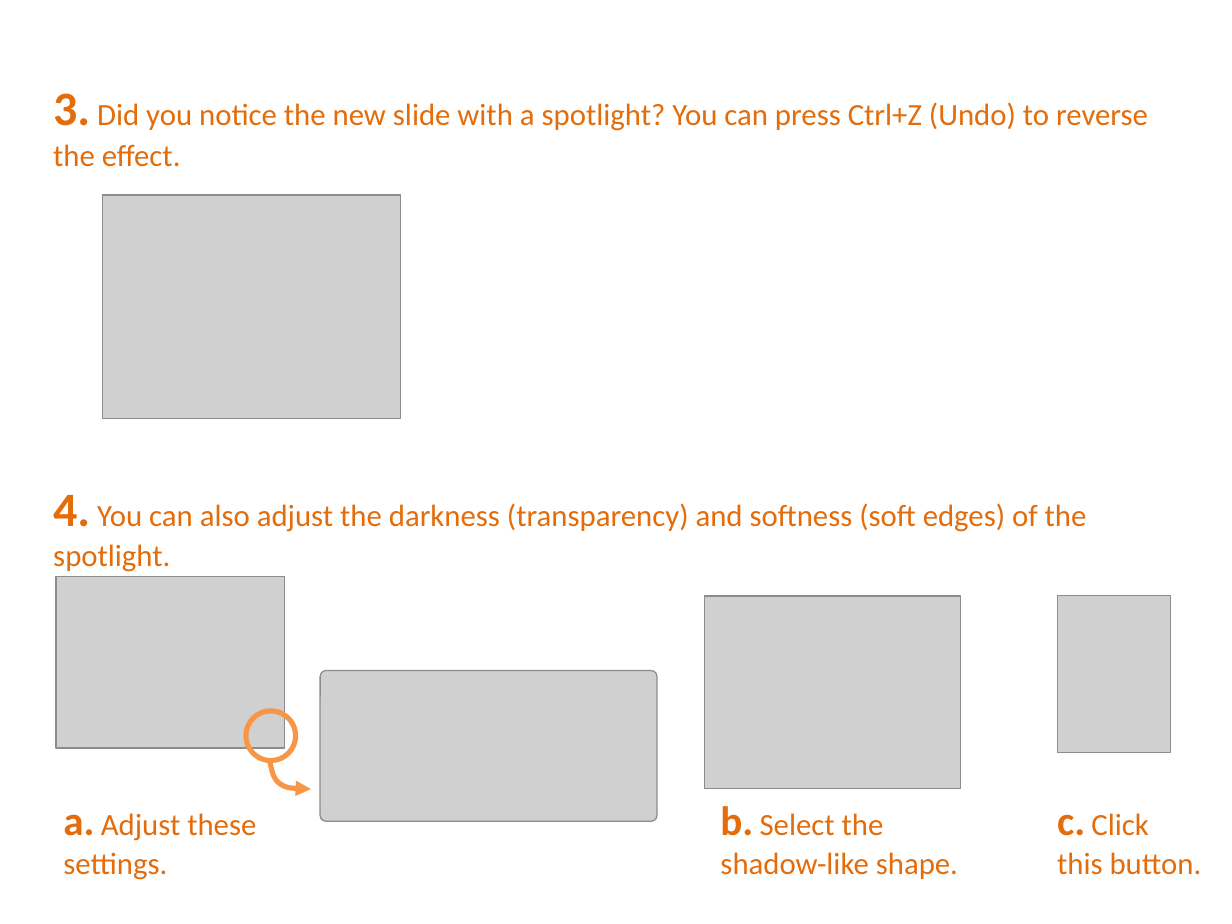
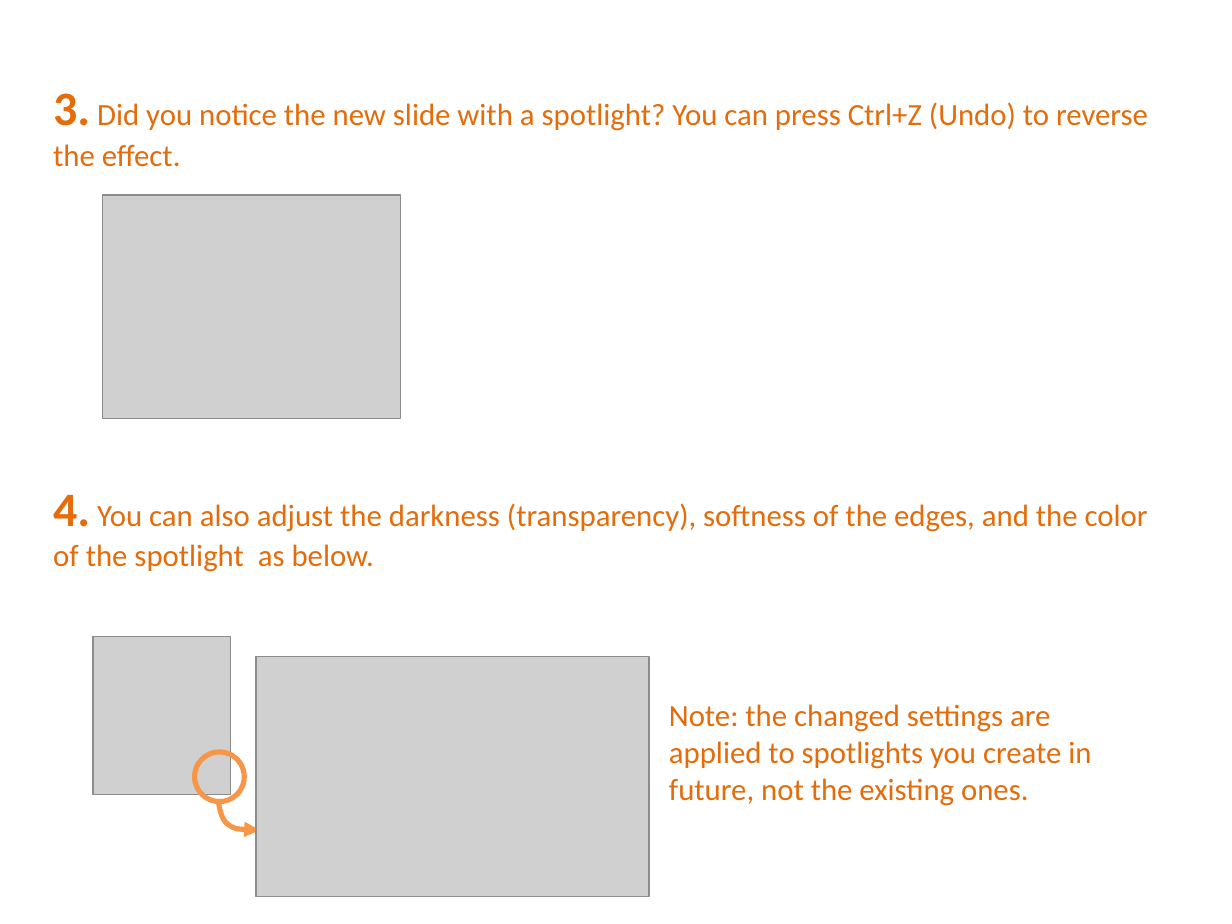
Before and after one commit to PowerPointLabs/PowerPointLabs, a slide deck: slide 10 of doc/PowerPointLabs Quick Tutorial.pptx. Drawn at 1232x924 pixels with LibreOffice and Linux fonts; fonts in the diff are those of the drawing; grey boxes stand for pictures. Boxes give left, top, right and bottom in pixels: in the first picture for what was removed or moved away, otherwise in the second. Text is boxed around its words. In the diff, an @@ line names an element or a change of style, - is before the commit and + after.

```diff
--- a/doc/PowerPointLabs Quick Tutorial.pptx
+++ b/doc/PowerPointLabs Quick Tutorial.pptx
@@ text at box(53, 495, 1148, 572): text changed @@
-4. You can also adjust the darkness (transparency) and softness (soft edges) of the spotlight.
+4. You can also adjust the darkness (transparency), softness of the edges, and the color of the spotlight as below.
@@ picture removed at box(57, 577, 285, 748) @@
@@ picture removed at box(705, 596, 961, 788) @@
@@ picture removed at box(1057, 595, 1170, 753) @@
@@ picture added at box(94, 637, 230, 795) @@
@@ picture: place and size @@
-picture at box(320, 670, 657, 821)
+picture at box(256, 657, 649, 897)
@@ text added at box(669, 704, 1091, 806), 18 pt, text #E46C0A @@
+Note: the changed settings are applied to spotlights you create in future, not the existing ones.
@@ ellipse: place and size @@
-ellipse at box(246, 711, 296, 760)
+ellipse at box(195, 752, 244, 801)
@@ freeform shape: place and size @@
-freeform shape at box(270, 761, 310, 788)
+freeform shape at box(218, 803, 259, 830)
@@ text removed at box(720, 806, 958, 879) @@
-b. Select the shadow-like shape.
@@ text removed at box(63, 813, 256, 880) @@
-a. Adjust these
-settings.
@@ text removed at box(1057, 813, 1202, 875) @@
-c. Click
-this button.
```
Also in this commit, not shown: 12 other slides changed, 7 slides added.
